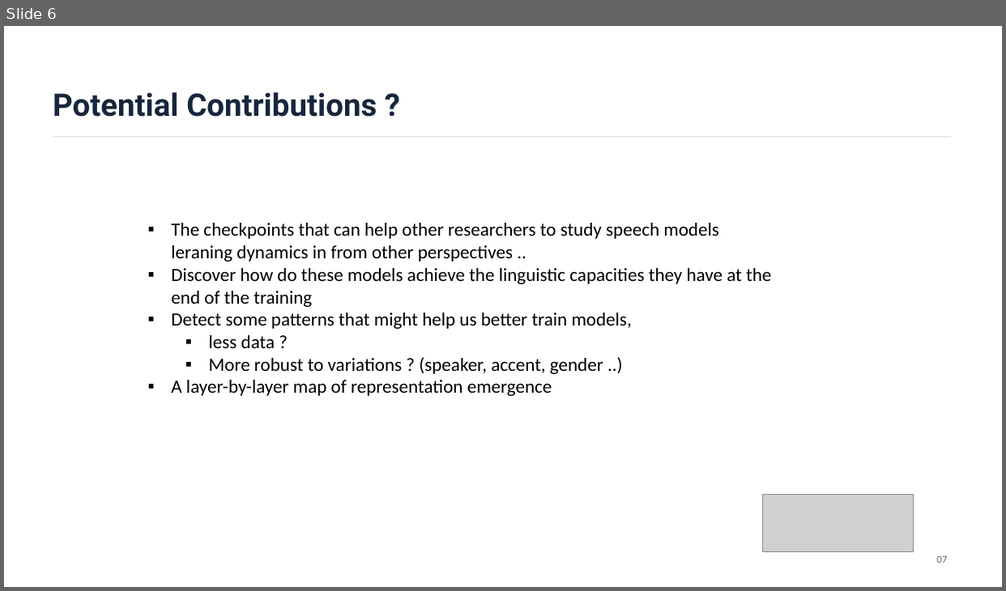
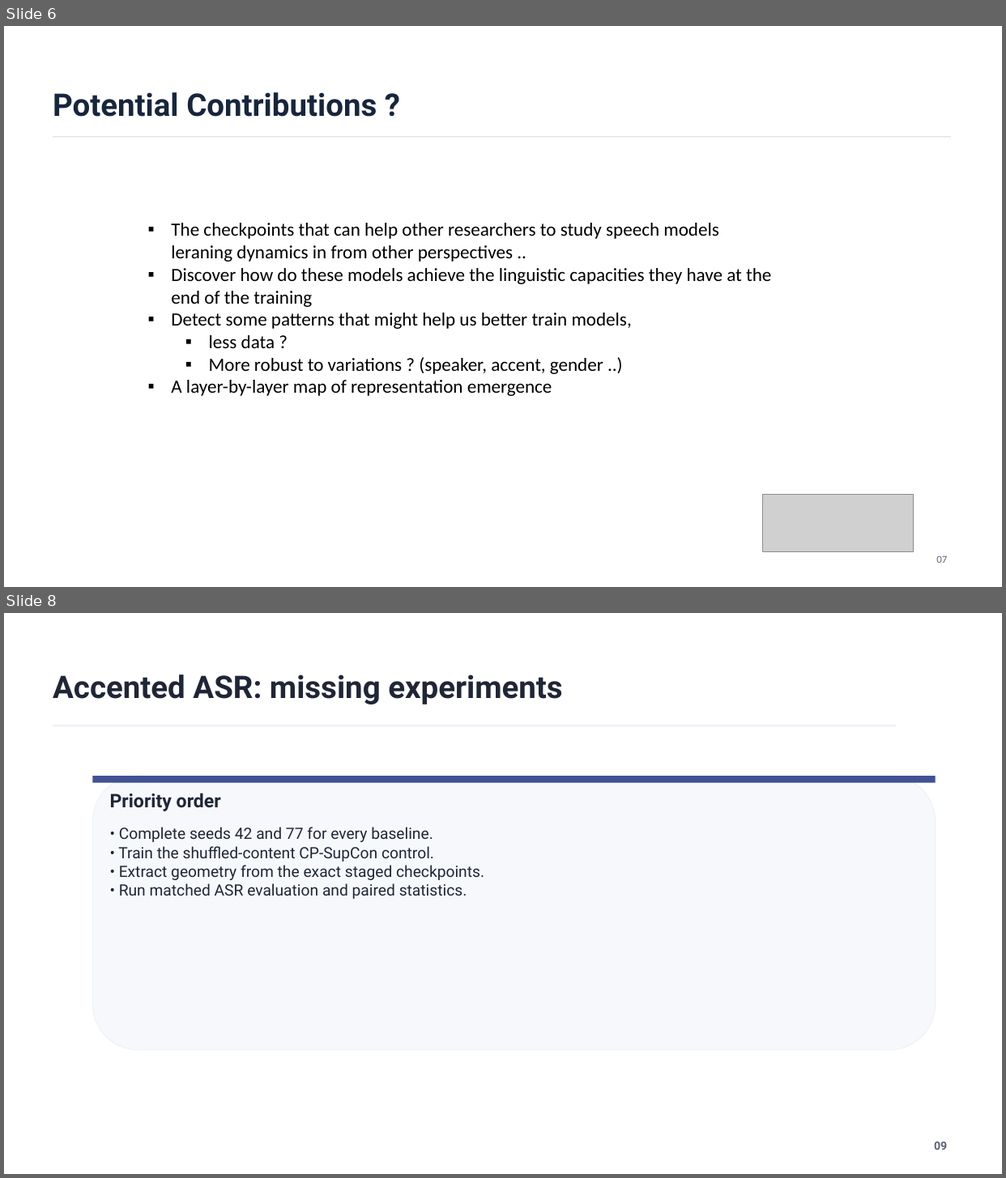
Before and after one commit to khaous-noureddine/Speech-Accent-Analysis, a slide deck: speech_pretraining_project_discussion_with_accented_speech.pptx. Shown one above the other, each under a label of ours: slide 6 before the commit, slides 6 and 8 after it; the slides between them are not shown. The pictures are 1006x591 and 1006x1178 pixels, drawn with LibreOffice and Linux fonts; fonts in the diff are those of the drawing; grey boxes stand for pictures. Boxes give left, top, right and bottom in pixels: in the first picture for what was removed or moved away, otherwise in the second. Text is boxed around its words. In the diff, an @@ line names an element or a change of style, - is before the commit and + after.

Commit message:
docs: condense accented ASR slides

```diff
--- a/speech_pretraining_project_discussion_with_accented_speech.pptx
+++ b/speech_pretraining_project_discussion_with_accented_speech.pptx
@@ slide 8 added at (4,613,1002,1174), background #FFFFFF @@
@@ text added at (53,675,562,705), 30 pt, text #1F2636, bold @@
+Accented ASR: missing experiments
@@ rectangle added at (53,725,896,726), fill #EEF1F8 @@
@@ rounded rectangle added at (92,776,936,1050), fill #F7F8FC, outline #EEF1F8 0.8 pt @@
@@ rectangle added at (92,776,936,783), fill #405294 @@
@@ text added at (110,793,221,811), 18 pt, text #1F2636, bold @@
+Priority order
@@ text added at (118,827,484,899), 15 pt, text #1F2636 @@
+• Complete seeds 42 and 77 for every baseline.
+• Train the shuffled-content CP-SupCon control.
+• Extract geometry from the exact staged checkpoints.
+• Run matched ASR evaluation and paired statistics.
@@ text added at (934,1142,947,1150), 11 pt, text #5A6376, bold @@
+09
```
Also in this commit, not shown: 2 slides changed, 1 slide removed.
